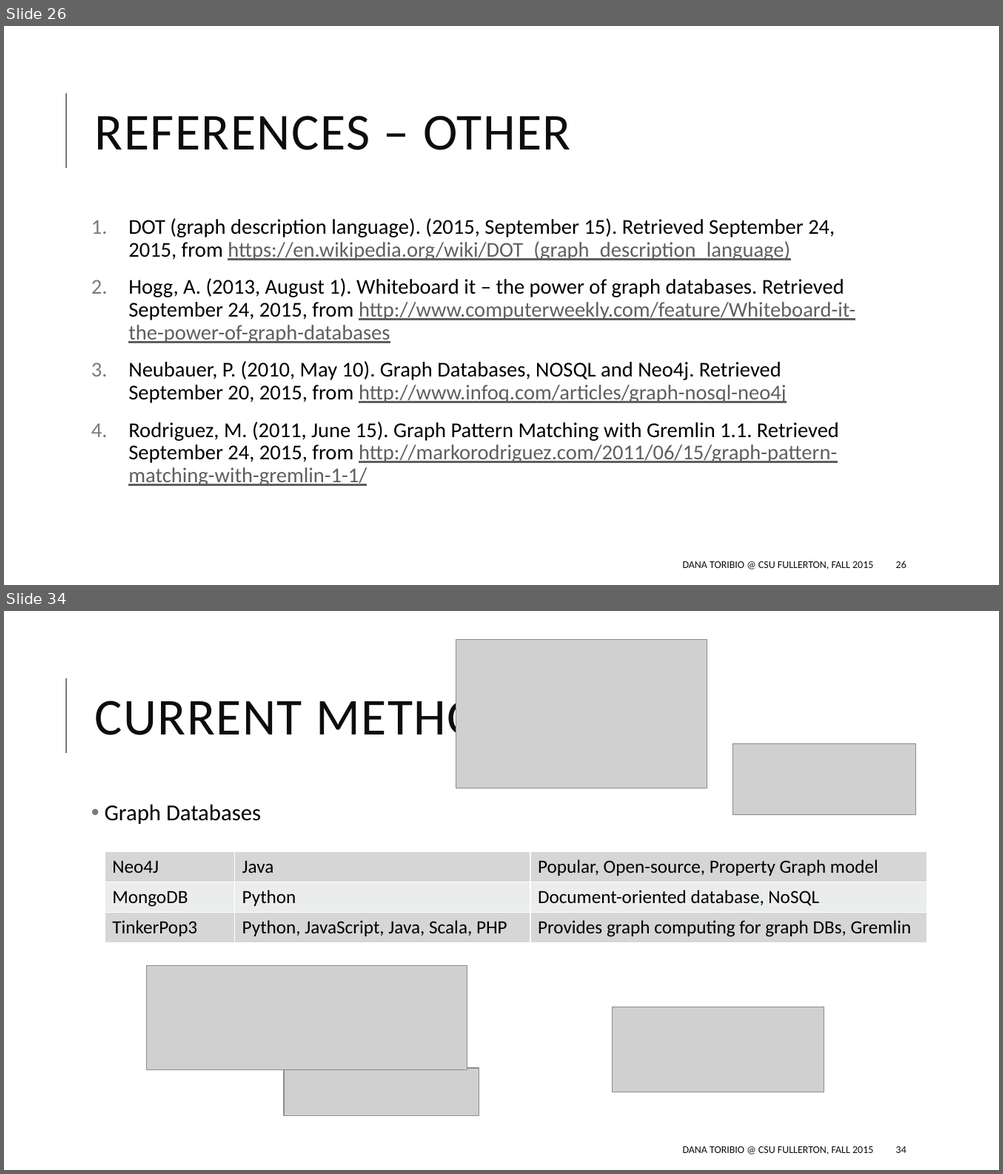
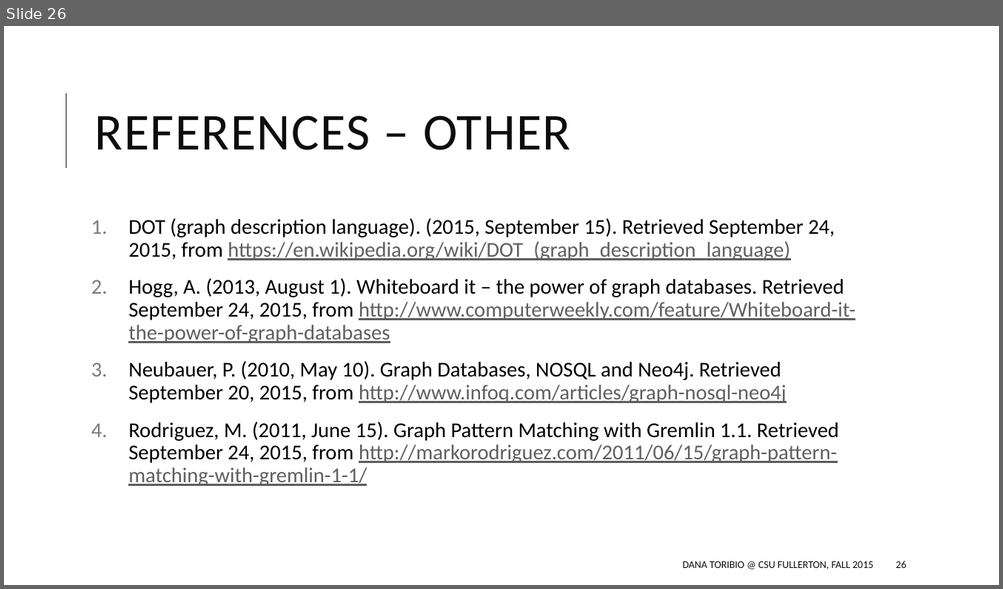
Before and after one commit to danaoira/Curriculum-Graph-Visualizer, a slide deck: proposal/Proposal Presentation.pptx. Shown one above the other, each under a label of ours: slides 26 and 34 before the commit, slide 26 after it; the slides between them are not shown. The pictures are 1003x1174 and 1003x589 pixels, drawn with LibreOffice and Linux fonts; fonts in the diff are those of the drawing; grey boxes stand for pictures. Boxes give left, top, right and bottom in pixels: in the first picture for what was removed or moved away, otherwise in the second. Text is boxed around its words. In the diff, an @@ line names an element or a change of style, - is before the commit and + after.

```diff
--- a/proposal/Proposal Presentation.pptx
+++ b/proposal/Proposal Presentation.pptx
@@ slide 34 removed at box(4, 611, 999, 1170), background #FFFFFF; not listed: 1 template element that a slide beside it also shows @@
@@ picture removed at box(455, 639, 707, 789) @@
@@ title removed at box(95, 692, 538, 747) @@
-CURRENT METHODS
@@ picture removed at box(732, 743, 915, 815) @@
@@ text removed at box(105, 804, 261, 824) @@
-• Graph Databases
@@ table removed at box(105, 852, 926, 943), 3 rows, 3 columns @@
-Neo4J | Java | Popular, Open-source, Property Graph model
-MongoDB | Python | Document-oriented database, NoSQL
-TinkerPop3 | Python, JavaScript, Java, Scala, PHP | Provides graph computing for graph DBs, Gremlin
@@ picture removed at box(147, 966, 467, 1070) @@
@@ picture removed at box(612, 1007, 824, 1092) @@
@@ picture removed at box(284, 1068, 478, 1116) @@
@@ text removed at box(683, 1147, 873, 1155) @@
-DANA TORIBIO @ CSU FULLERTON, FALL 2015
@@ page number removed at box(896, 1147, 906, 1153) @@
-34
```
Also in this commit, not shown: 1 slide changed, 14 other slides removed.
